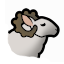
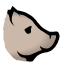
Comparing the layer stacks of the two (64, 64) images. Changes:
added layer "Oink" above "Bleat" over (3, 6, 60, 62)
hid "Bleat" over (5, 0, 64, 62)
